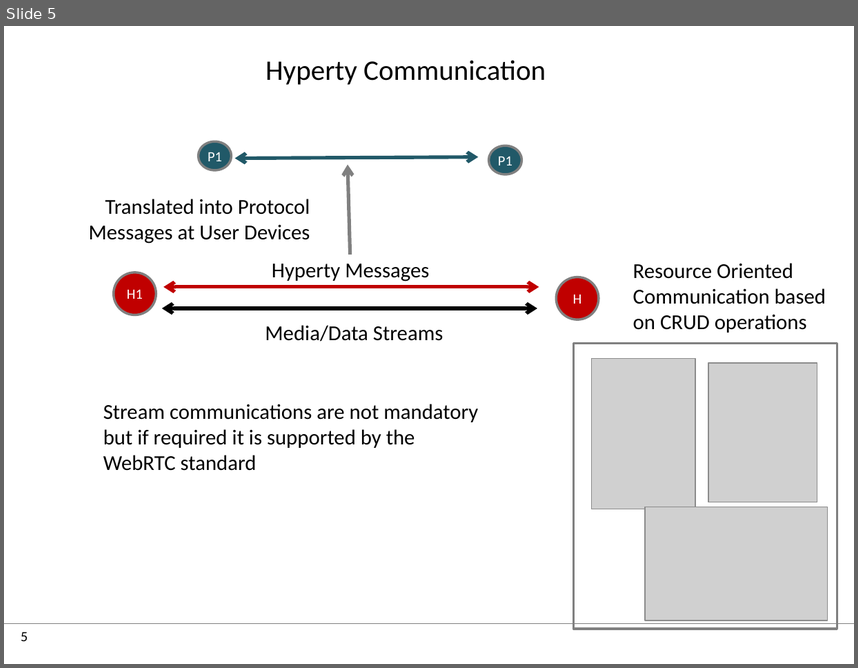
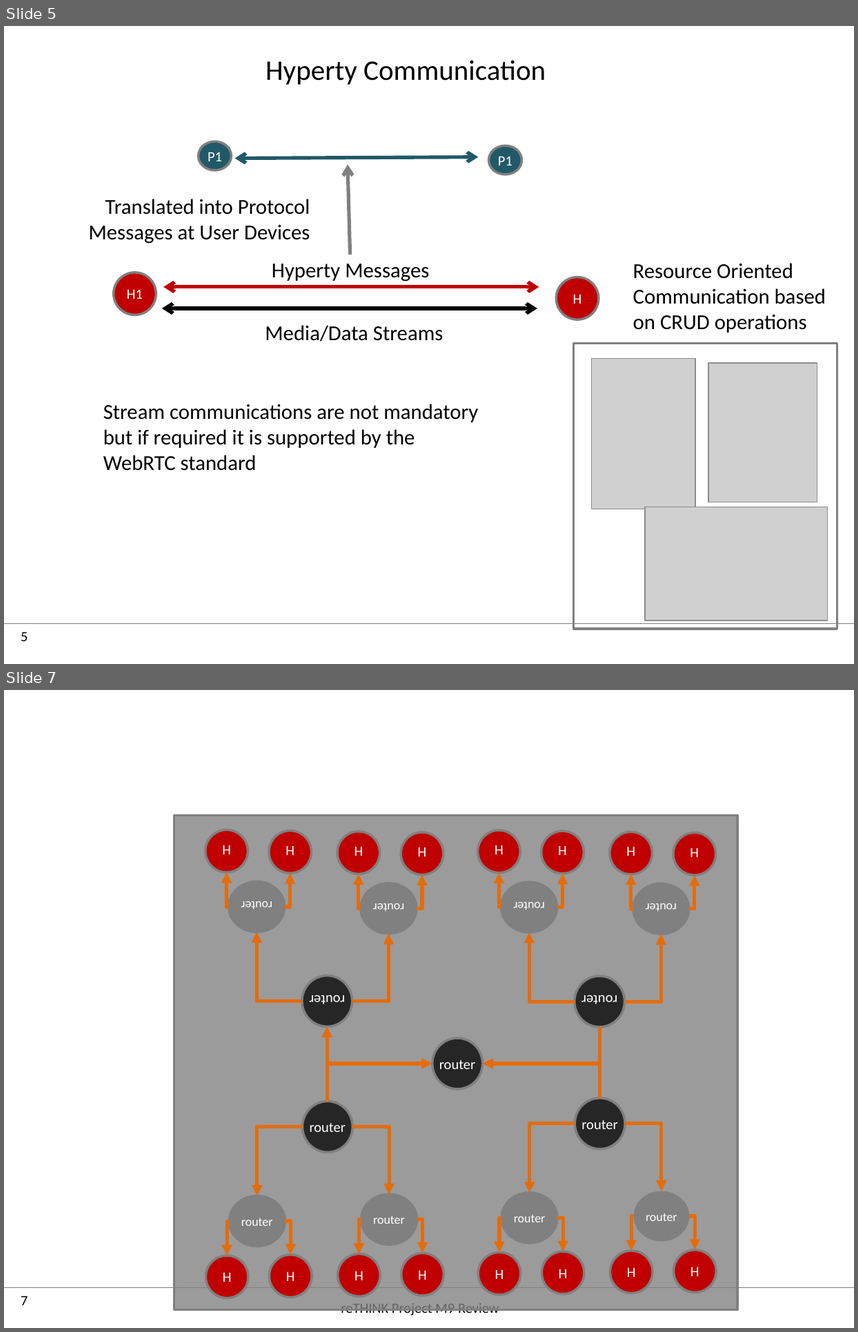
Before and after one commit to reTHINK-project/dev-service-framework, a slide deck: docs/manuals/images.pptx. Shown one above the other, each under a label of ours: slide 5 before the commit, slides 5 and 7 after it; the slides between them are not shown. The pictures are 858x668 and 858x1332 pixels, drawn with LibreOffice and Linux fonts; fonts in the diff are those of the drawing; grey boxes stand for pictures; background and template pictures are left out. Boxes give left, top, right and bottom in pixels: in the first picture for what was removed or moved away, otherwise in the second. Text is boxed around its words. In the diff, an @@ line names an element or a change of style, - is before the commit and + after.

```diff
--- a/docs/manuals/images.pptx
+++ b/docs/manuals/images.pptx
@@ slide 7 added at (x1=4, y1=690, x2=854, y2=1328), background #FFFFFF; not listed: 2 template elements that a slide beside it also shows @@
@@ group added at (x1=174, y1=815, x2=737, y2=1309): 29 ellipses, 28 elbow arrows, 1 rectangle @@
+router
+router
+H
+H
+router
+H
+H
+router
+router
+router
+H
+H
+router
+H
+H
+router
+router
+H
+H
+router
+H
+H
+router
+router
+H
+H
+router
+H
+H
@@ text added at (x1=341, y1=1303, x2=499, y2=1317), 12 pt, text #000000 @@
+reTHINK Project M9 Review
```
Also in this commit, not shown: 1 slide changed, 4 other slides added, 4 other files.
